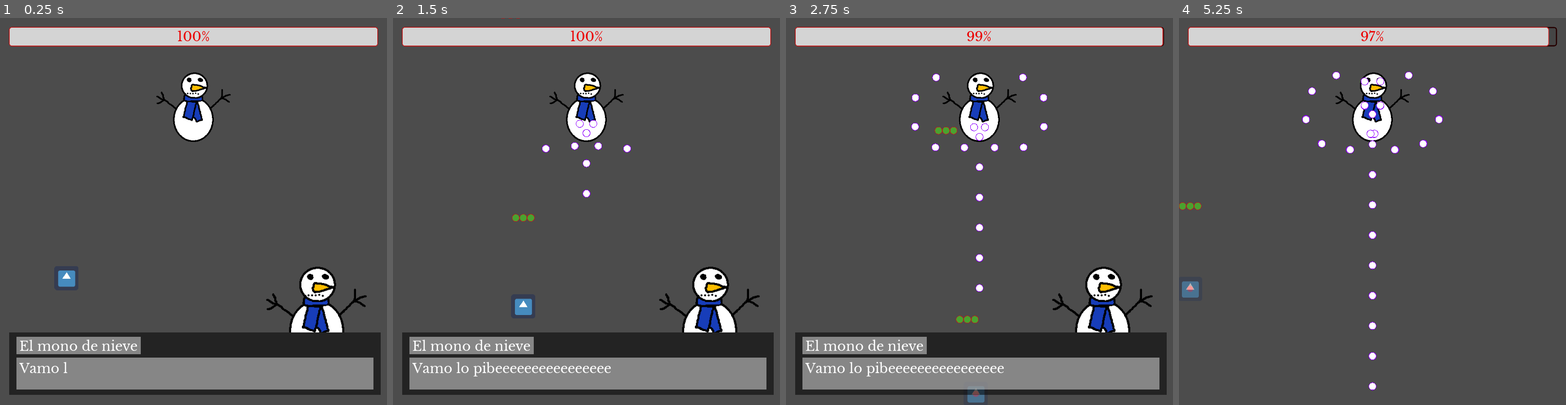
Above: before the commit, frames 1-4 (left to right).
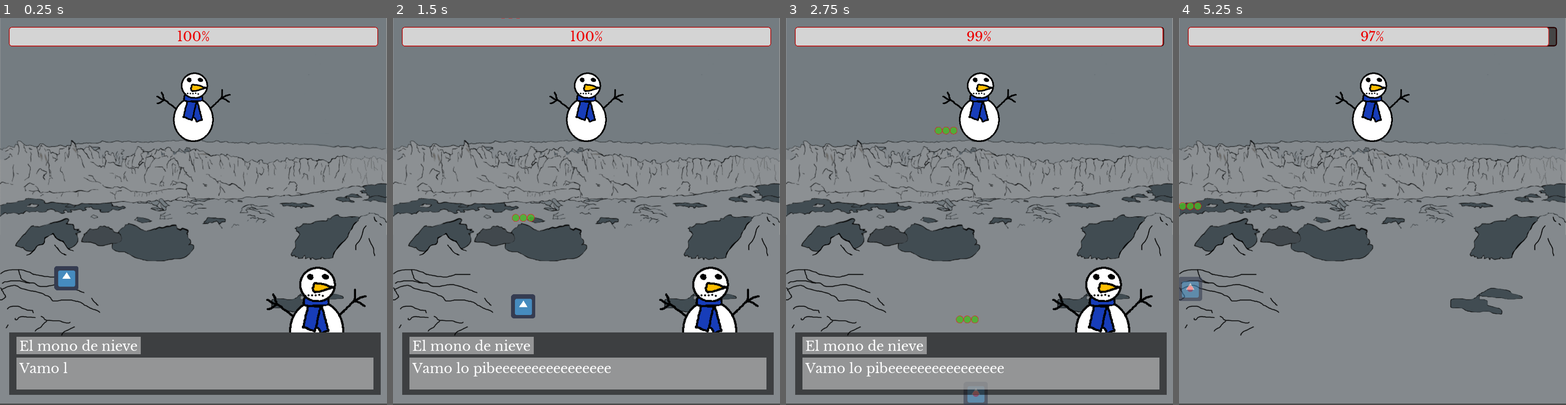
Above: after the commit, the same moments.

Repository: NicoJGutierrez/SmolElfBulletHell
Game: Godot game, scene res://scenes/TestScene.tscn
Same seed, same stepped clock (60 frames per second), same inputs: the game is played once before the commit and once after it. The engine's default icon, where the game draws it, is replaced by a stand-in: a white triangle on a blue panel in a dark square.
Inputs (mouse positions are in pixels of both pictures, inside the frame that each line leads up to):
- Up to frame 1 (0.25 s): no input
- Up to frame 2 (1.5 s): move the mouse to (671, 192) at 0.52 s; hold D (right) 0.53-1.28 s; hold Shift (run) 0.53-1.28 s; click (671, 192) at 0.67 s; move the mouse to (509, 230) at 1.27 s; hold S (down) from 1.28 s (still down); tap Shift (run) at 1.35 s
- Up to frame 3 (2.75 s): move the mouse to (1018, 126) at 2.02 s; release S (down) at 2.03 s; hold D (right) from 2.03 s (still down); hold Shift (run) from 2.03 s (still down)
- Up to frame 4 (5.25 s): move the mouse to (1353, 288) at 2.77 s; release D (right) at 2.78 s; release Shift (run) at 2.78 s; hold W (up) 2.78-3.53 s; tap Shift (run) at 2.85, 4.35 s; click (1353, 288) at 2.92 s; move the mouse to (1488, 269) at 3.52 s; hold Shift (run) 3.53-4.28 s; hold A (left) 3.53-5.03 s; move the mouse to (1256, 153) at 4.27 s; move the mouse to (1391, 211) at 5.02 s; hold S (down) from 5.03 s (still down); hold Shift (run) from 5.03 s (still down); click (1391, 211) at 5.17 s

The runs differ from the first frame. In frame 1, 76% of the frame differs, in the area x 0-100%, y 0-100%; in frame 2, 76%; in frame 3, 76%; in frame 4, 87%.

Commit message:
feat: hail + background

Diff:
--- a/Texto/Dialogo2.json
+++ b/Texto/Dialogo2.json
@@ -1,6 +1,6 @@
 [
     {
-        "Texto": "Vamo lo pibeeeeeeeeeeeeeeee",
+        "Texto": "Cagaste ctm fase 2 pututuuuuu",
         "Nombre": "El mono de nieve"
     }
 ]
--- a/objects/Boss.gd
+++ b/objects/Boss.gd
@@ -30,12 +30,15 @@
 
 	reload_time -= delta
 	if reload_time <= 0:
-		$Shooter.shoot_to_tree(200, 6, bullet_scene, 80, Vector2(20,-20), 2)
-		$Shooter.shoot_to_tree(200, 6, bullet_scene, 90)
-		$Shooter.shoot_to_tree(200, 6, bullet_scene, 100, Vector2(-20, -20), -2)
+#		$Shooter.shoot_to_tree(200, 6, bullet_scene, 80, Vector2(20,-20))
+#		$Shooter.shoot_to_tree(200, 6, bullet_scene, 90)
+#		$Shooter.shoot_to_tree(200, 6, bullet_scene, 100, Vector2(-20, -20))
 
 		angulo = 0
 		while angulo < 360:
+#			$Shooter.shoot_to_tree(400, 6, bullet_scene, angulo, Vector2(0,300), 2)
+#			$Shooter.shoot_to_tree(400, 6, bullet_scene, angulo, Vector2(0,300), -2)
+
 			#$Rotator1/Shooter.shoot_to_tree(200, 6, bullet_scene, angulo)
 			#$Rotator2/Shooter.shoot_to_tree(200, 6, bullet_scene, angulo)
 			angulo += angulos_sumados
--- a/objects/Boss.tscn
+++ b/objects/Boss.tscn
@@ -17,6 +17,7 @@
 
 [node name="Boss" type="KinematicBody2D"]
 script = ExtResource( 2 )
+rate_of_fire = 4.0
 
 [node name="Shooter" parent="." instance=ExtResource( 3 )]
 
--- /dev/null
+++ b/objects/hail_bullet.tscn
@@ -0,0 +1,22 @@
+[gd_scene load_steps=3 format=2]
+
+[ext_resource path="res://images/White diamond.png" type="Texture" id=1]
+[ext_resource path="res://objects/bullet.gd" type="Script" id=2]
+
+[node name="hail_bullet" type="RigidBody2D" groups=["bodi"]]
+collision_layer = 4
+collision_mask = 8
+script = ExtResource( 2 )
+roce = 0
+
+[node name="Sprite" type="Sprite" parent="."]
+modulate = Color( 0, 1, 0.882353, 1 )
+scale = Vector2( 0.16, 0.12 )
+texture = ExtResource( 1 )
+
+[node name="Sprite2" type="Sprite" parent="."]
+scale = Vector2( 0.12, 0.09 )
+texture = ExtResource( 1 )
+
+[node name="CollisionPolygon2D" type="CollisionPolygon2D" parent="."]
+polygon = PoolVector2Array( 0, -11, 24, 0, 0, 11, -24, 0 )
--- a/scenes/BossLair.gd
+++ b/scenes/BossLair.gd
@@ -1,5 +1,11 @@
 extends Node2D
 
+export var rate_of_fire = 2.5
+var reload_time = 1/rate_of_fire
+export var hail_qtty = 5
+export(PackedScene) var bullet_scene = preload("res://objects/bullet.tscn")
+
+var angulo = 0
 
 export var change_path_time_limit = 6
 var change_path_time = change_path_time_limit
@@ -56,7 +62,24 @@
 	progress_bar.value = boss.life
 	if boss.life < 95 and boss_phase == 1:
 		phase_2()
+	if boss_phase == 2:
+		#angulo semirandom
+		if angulo >= 90:
+			angulo += delta * 45.3 - 90
+		angulo += delta * 45.3
 
+		#disparo
+		reload_time -= delta
+		if reload_time <= 0:
+			var mini_angulo = angulo
+			for i in range(hail_qtty):
+				$Shooter.shoot_child(300, 25, bullet_scene, mini_angulo)
+				$Container2/Shooter2.shoot_child(300, 25, bullet_scene, mini_angulo + 90)
+				if mini_angulo + 90/hail_qtty >= 90:
+					mini_angulo += 90/hail_qtty - 90
+				else:
+					mini_angulo += 90/hail_qtty
+			reload_time = 1/rate_of_fire
 
 func phase_2():
 	boss_phase = 2
--- a/scenes/TestScene.tscn
+++ b/scenes/TestScene.tscn
@@ -1,6 +1,7 @@
-[gd_scene load_steps=12 format=2]
+[gd_scene load_steps=15 format=2]
 
 [ext_resource path="res://objects/Player.tscn" type="PackedScene" id=1]
+[ext_resource path="res://objects/Shooter.tscn" type="PackedScene" id=2]
 [ext_resource path="res://scenes/BossLair.gd" type="Script" id=3]
 [ext_resource path="res://snowmantheme.tres" type="Theme" id=4]
 [ext_resource path="res://objects/Boss.tscn" type="PackedScene" id=5]
@@ -8,6 +9,8 @@
 [ext_resource path="res://images/snowman portait.png" type="Texture" id=7]
 [ext_resource path="res://fonts/FuenteSnowman.tres" type="DynamicFont" id=8]
 [ext_resource path="res://scenes/DialogBox.gd" type="Script" id=9]
+[ext_resource path="res://objects/hail_bullet.tscn" type="PackedScene" id=10]
+[ext_resource path="res://images/ice_background.png" type="Texture" id=11]
 
 [sub_resource type="RectangleShape2D" id=2]
 extents = Vector2( 31.5009, 575.5 )
@@ -67,12 +70,20 @@
 position = Vector2( -64, 513 )
 shape = SubResource( 2 )
 
+[node name="Sprite" type="Sprite" parent="Borders"]
+modulate = Color( 0.627451, 0.627451, 0.627451, 1 )
+position = Vector2( 512, 510 )
+scale = Vector2( 1, 0.996094 )
+texture = ExtResource( 11 )
+
 [node name="Player" parent="." instance=ExtResource( 1 )]
 position = Vector2( 176, 688 )
 rate_of_fire = 4.0
 
 [node name="BossLair" type="Node2D" parent="."]
 script = ExtResource( 3 )
+rate_of_fire = 5.0
+bullet_scene = ExtResource( 10 )
 
 [node name="Path1" type="Path2D" parent="BossLair"]
 curve = SubResource( 3 )
@@ -96,6 +107,13 @@
 __meta__ = {
 "_edit_group_": true
 }
+
+[node name="Shooter" parent="BossLair" instance=ExtResource( 2 )]
+
+[node name="Container2" type="Node2D" parent="BossLair"]
+position = Vector2( 1024, 0 )
+
+[node name="Shooter2" parent="BossLair/Container2" instance=ExtResource( 2 )]
 
 [node name="UIHolder" type="Node2D" parent="."]
 z_index = 1
Binary file added: images/ice_background.png
Not shown, added: images/ice_background.png.import
